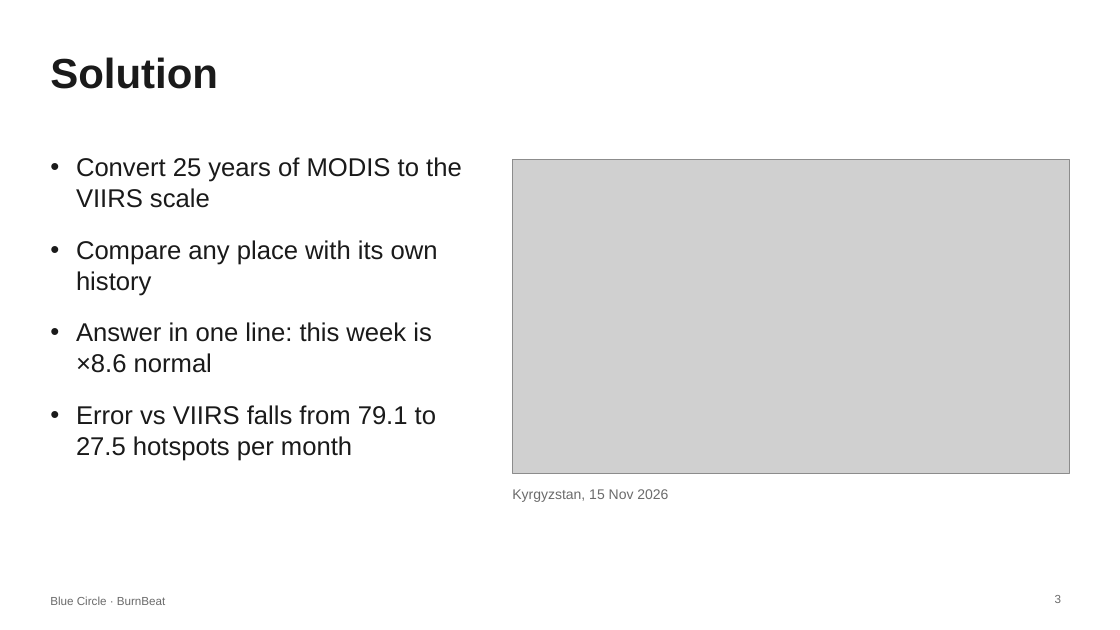
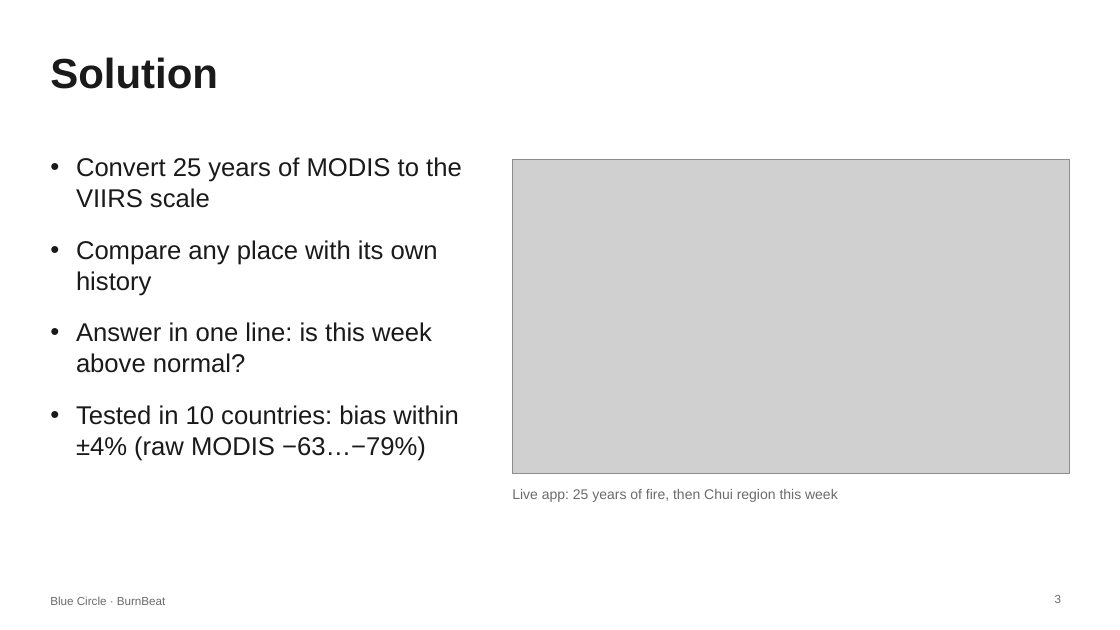
Before and after one commit to bakai4eg/fire-free-will, a slide deck: slide 3 of web/deck/BurnBeat_BlueCircle.pptx. Drawn at 1120x630 pixels with LibreOffice and Linux fonts; fonts in the diff are those of the drawing; grey boxes stand for pictures. Boxes give left, top, right and bottom in pixels: in the first picture for what was removed or moved away, otherwise in the second. Text is boxed around its words. In the diff, an @@ line names an element or a change of style, - is before the commit and + after.

```diff
--- a/web/deck/BurnBeat_BlueCircle.pptx
+++ b/web/deck/BurnBeat_BlueCircle.pptx
@@ text at box(76, 322, 458, 461): text changed @@
-• Answer in one line: this week is ×8.6 normal
-• Error vs VIIRS falls from 79.1 to 27.5 hotspots per month
+• Answer in one line: is this week above normal?
+• Tested in 10 countries: bias within ±4% (raw MODIS −63…−79%)
@@ text at box(512, 489, 838, 502): text changed @@
-Kyrgyzstan, 15 Nov 2026
+Live app: 25 years of fire, then Chui region this week
```
Also in this commit, not shown: 1 other slide changed, 1 other file.
